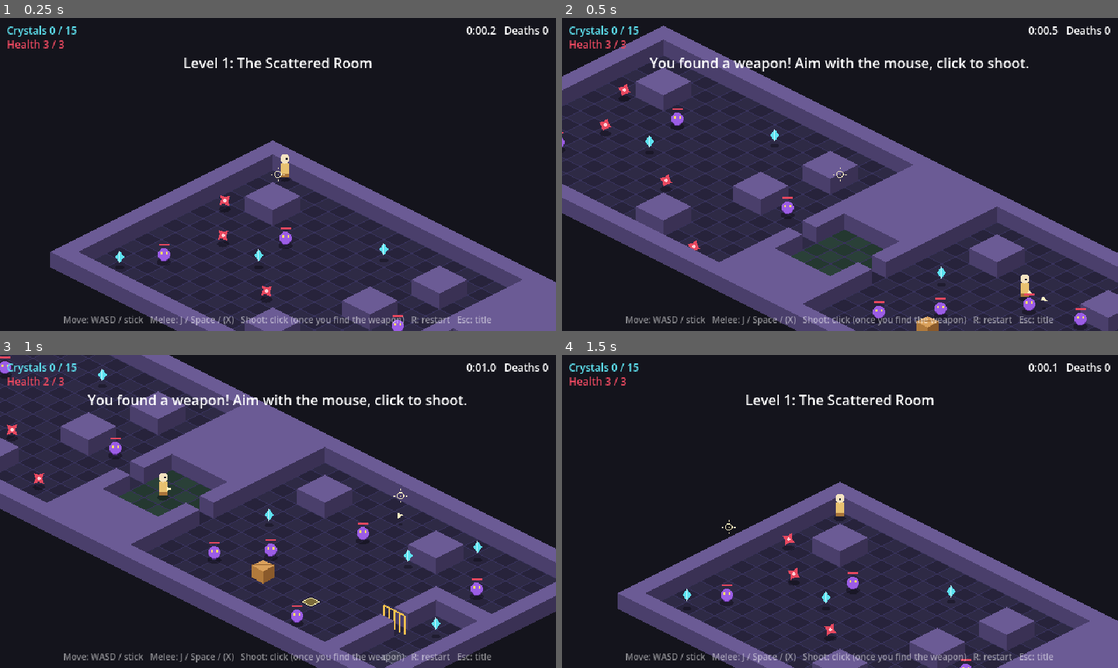
Above: before the commit, frames 1-4 (two rows, left to right).
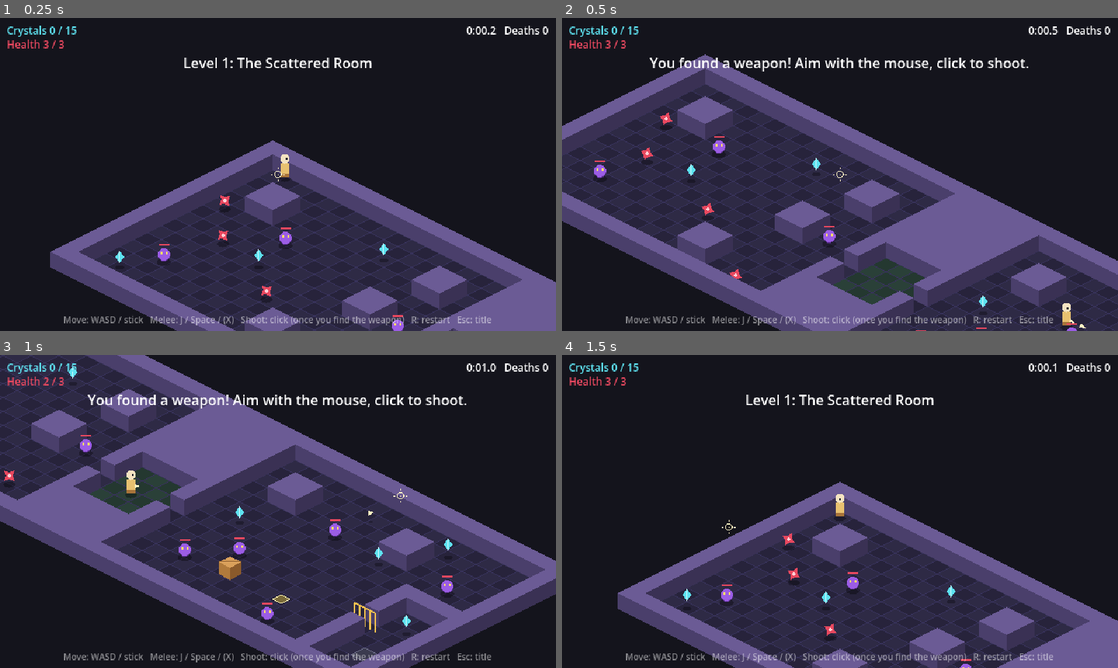
Above: after the commit, the same moments.

Repository: Veavictis/Abstractus
Game: Godot game, scene res://tests/test_level_01.tscn
Same seed, same stepped clock (60 frames per second), same inputs: the game is played once before the commit and once after it. This scene is started directly instead of the project's main scene.
Inputs (mouse positions are in pixels of both pictures, inside the frame that each line leads up to):
- Up to frame 1 (0.25 s): no input
- Up to frame 2 (0.5 s): no input
- Up to frame 3 (1 s): tap Enter (accept) at 0.5 s; move the mouse to (400, 495) at 0.52 s; press the mouse at (400, 495) at 0.53 s; hold D (move_right) from 0.53 s (still down); tap Space at 0.77 s
- Up to frame 4 (1.5 s): tap Enter (accept) at 1.25, 1.35 s; move the mouse to (728, 527) at 1.27 s; release D (move_right) at 1.28 s; release the mouse at (728, 527) at 1.28 s; hold Escape (back) from 1.28 s (still down)

Frame 1 is identical in both runs. In frame 2, 31% of the frame differs, in the area x 0-100%, y 2-100%; in frame 3, 35%, in the area x 0-100%, y 0-100%; in frame 4, nothing differs.

Commit message:
Aim with the right stick, fire with the right trigger
Co-Authored-By: Claude Opus 5.5 <noreply@anthropic.com>
Claude-Session: https://claude.ai/code/session_01DncowD7RmjWy1VPeidyz4X

Diff:
--- a/scenes/actors/player.gd
+++ b/scenes/actors/player.gd
@@ -2,7 +2,8 @@
 extends CharacterBody2D
 ## The player. Input moves in screen space with the vertical axis halved,
 ## so diagonal input runs exactly along the 2:1 isometric grid.
-## Once the mouse moves, the player faces the cursor, and with the weapon, shoots toward it.
+## The player faces the cursor once the mouse moves, or wherever the right stick points,
+## and with the weapon, shoots that way.
 ## Placeholder art is drawn in `_draw()`; swap it for a Sprite2D or AnimatedSprite2D later.
 
 signal health_changed(health: int, max_health: int)
@@ -58,7 +59,11 @@
 		input = Input.get_vector("move_left", "move_right", "move_up", "move_down")
 		if Input.is_action_just_pressed("attack"):
 			attack()
-	if controls_enabled and _aim_with_mouse:
+	var stick_aim := Input.get_vector("aim_left", "aim_right", "aim_up", "aim_down")
+	if controls_enabled and stick_aim != Vector2.ZERO:
+		_aim_with_mouse = false
+		facing = stick_aim.normalized()
+	elif controls_enabled and _aim_with_mouse:
 		var aim := _mouse_aim()
 		if aim != Vector2.ZERO:
 			facing = Vector2(aim.x, aim.y * 2.0).normalized()
--- a/scenes/ui/crosshair.gd
+++ b/scenes/ui/crosshair.gd
@@ -1,5 +1,12 @@
 extends Node2D
-## The aiming target that replaces the mouse cursor inside a level.
+## The aiming target that replaces the mouse cursor inside a level. Hidden while aiming with a gamepad.
+
+
+func _input(event: InputEvent) -> void:
+	if event is InputEventMouseMotion:
+		visible = true
+	elif event is InputEventJoypadMotion and absf(event.axis_value) > 0.5:
+		visible = false
 
 
 func _process(_delta: float) -> void:
--- a/scripts/autoload/game.gd
+++ b/scripts/autoload/game.gd
@@ -17,6 +17,11 @@
 	_add_action("accept", [KEY_ENTER, KEY_KP_ENTER], [JOY_BUTTON_A])
 	_add_action("attack", [KEY_J, KEY_SPACE], [JOY_BUTTON_X])
 	_add_action("restart", [KEY_R], [JOY_BUTTON_Y])
+	_add_action("aim_left", [], [], JOY_AXIS_RIGHT_X, -1.0)
+	_add_action("aim_right", [], [], JOY_AXIS_RIGHT_X, 1.0)
+	_add_action("aim_up", [], [], JOY_AXIS_RIGHT_Y, -1.0)
+	_add_action("aim_down", [], [], JOY_AXIS_RIGHT_Y, 1.0)
+	_add_action("shoot", [], [], JOY_AXIS_TRIGGER_RIGHT, 1.0)
 	_add_mouse_action("shoot", MOUSE_BUTTON_LEFT)
 	_add_action("back", [KEY_ESCAPE], [JOY_BUTTON_START, JOY_BUTTON_B])
 
@@ -30,9 +35,8 @@
 
 
 func _add_mouse_action(action: StringName, button: MouseButton) -> void:
-	if InputMap.has_action(action):
-		return
-	InputMap.add_action(action)
+	if not InputMap.has_action(action):
+		InputMap.add_action(action)
 	var event := InputEventMouseButton.new()
 	event.button_index = button
 	InputMap.action_add_event(action, event)
--- a/tests/test_level_01.gd
+++ b/tests/test_level_01.gd
@@ -39,6 +39,11 @@
 	)
 	weapon._on_body_entered(player)
 	_check(player.has_weapon, "touching the weapon picks it up")
+	Input.action_press("aim_up")
+	await _frames(2, true)
+	Input.action_release("aim_up")
+	_check(player.facing.is_equal_approx(Vector2.UP), "the right stick aims")
+
 	var target: Enemy = get_tree().get_nodes_in_group("enemies")[0]
 	# A real shot: line up 4 tiles apart along an open row, face the enemy, fire, and let it fly.
 	target.set_physics_process(false)
Not shown, changed: README.md
Not shown, changed: docs/design-doc.md
